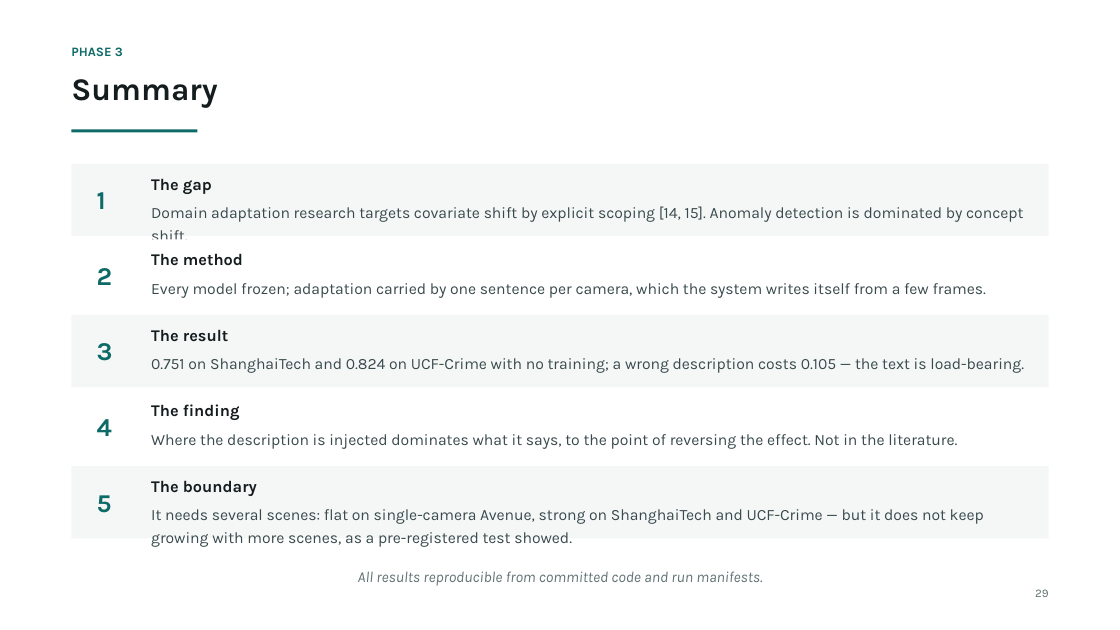
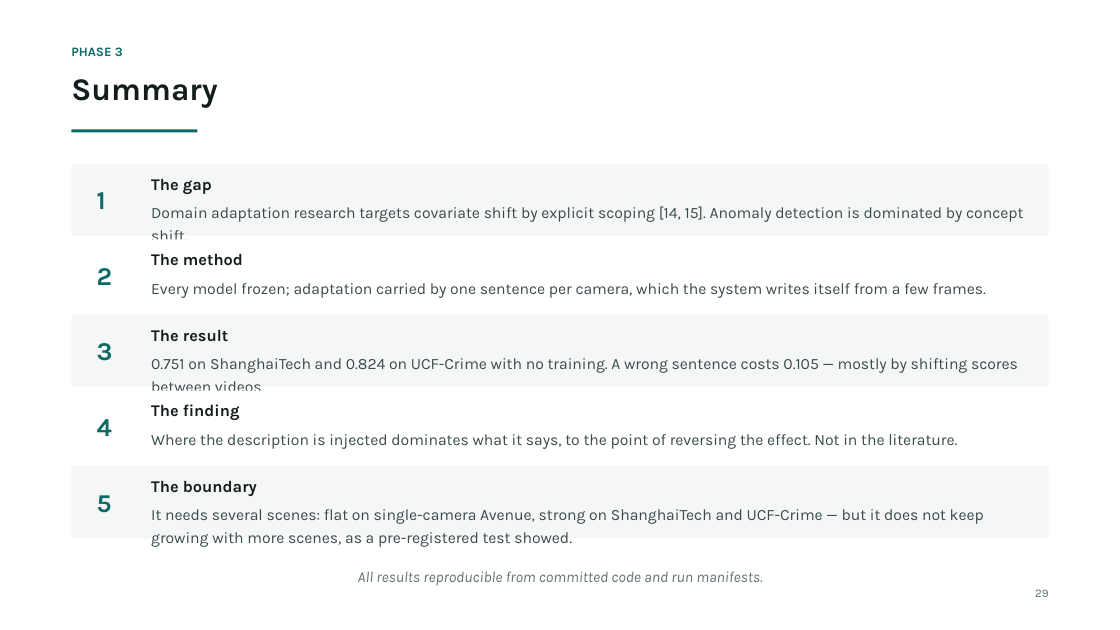
Before and after one commit to prakash-nitc/multimodal-anomaly-detection, a slide deck: slide 30 of docs/06_presentations/DA-ZVAD_Phase3_Review.pptx. Drawn at 1120x630 pixels with LibreOffice and Linux fonts; fonts in the diff are those of the drawing. Boxes give left, top, right and bottom in pixels: in the first picture for what was removed or moved away, otherwise in the second. Text is boxed around its words. In the diff, an @@ line names an element or a change of style, - is before the commit and + after.

Commit message:
Phase 3 deck full audit: setup slide (3 benchmarks, 418 videos, LLaVA), UCF-Crime in comparison and scene-count tables, wrong Ada-VAD citation fixed, within-video finding on interpretation/limitations/summary, plan follows master plan, references regenerated

```diff
--- a/docs/06_presentations/DA-ZVAD_Phase3_Review.pptx
+++ b/docs/06_presentations/DA-ZVAD_Phase3_Review.pptx
@@ text at (151,358,1018,391): text changed @@
-0.751 on ShanghaiTech and 0.824 on UCF-Crime with no training; a wrong description costs 0.105 — the text is load-bearing.
+0.751 on ShanghaiTech and 0.824 on UCF-Crime with no training. A wrong sentence costs 0.105 — mostly by shifting scores between videos.
```
Also in this commit, not shown: 12 other slides changed, 1 other file.
